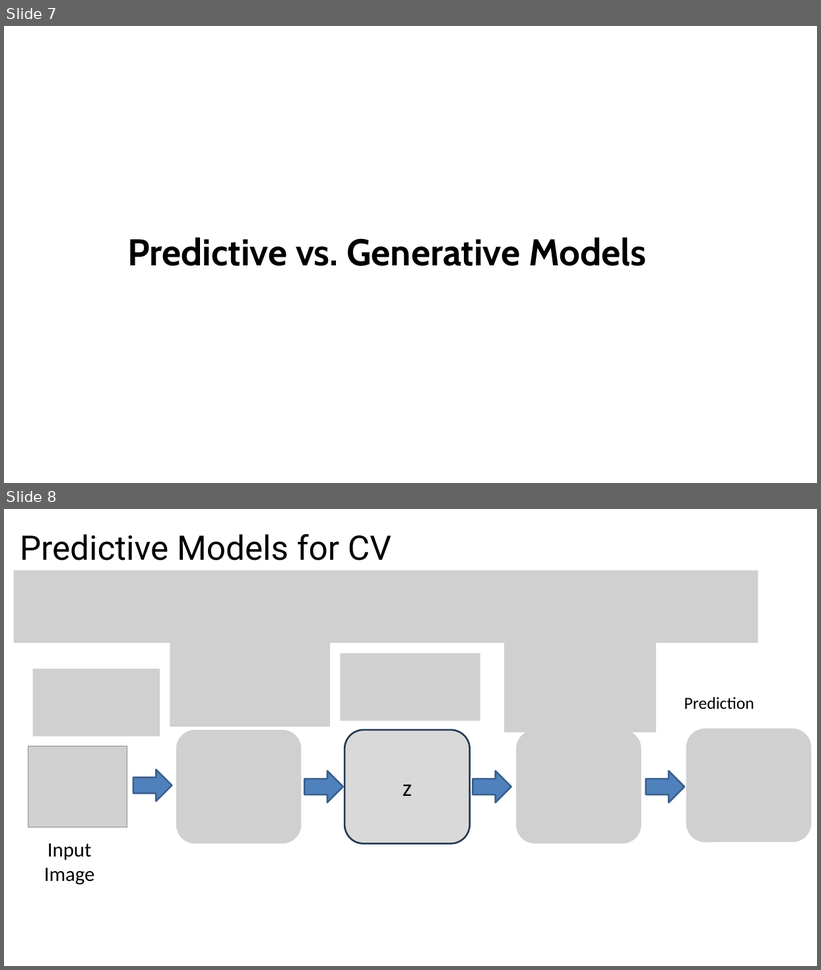
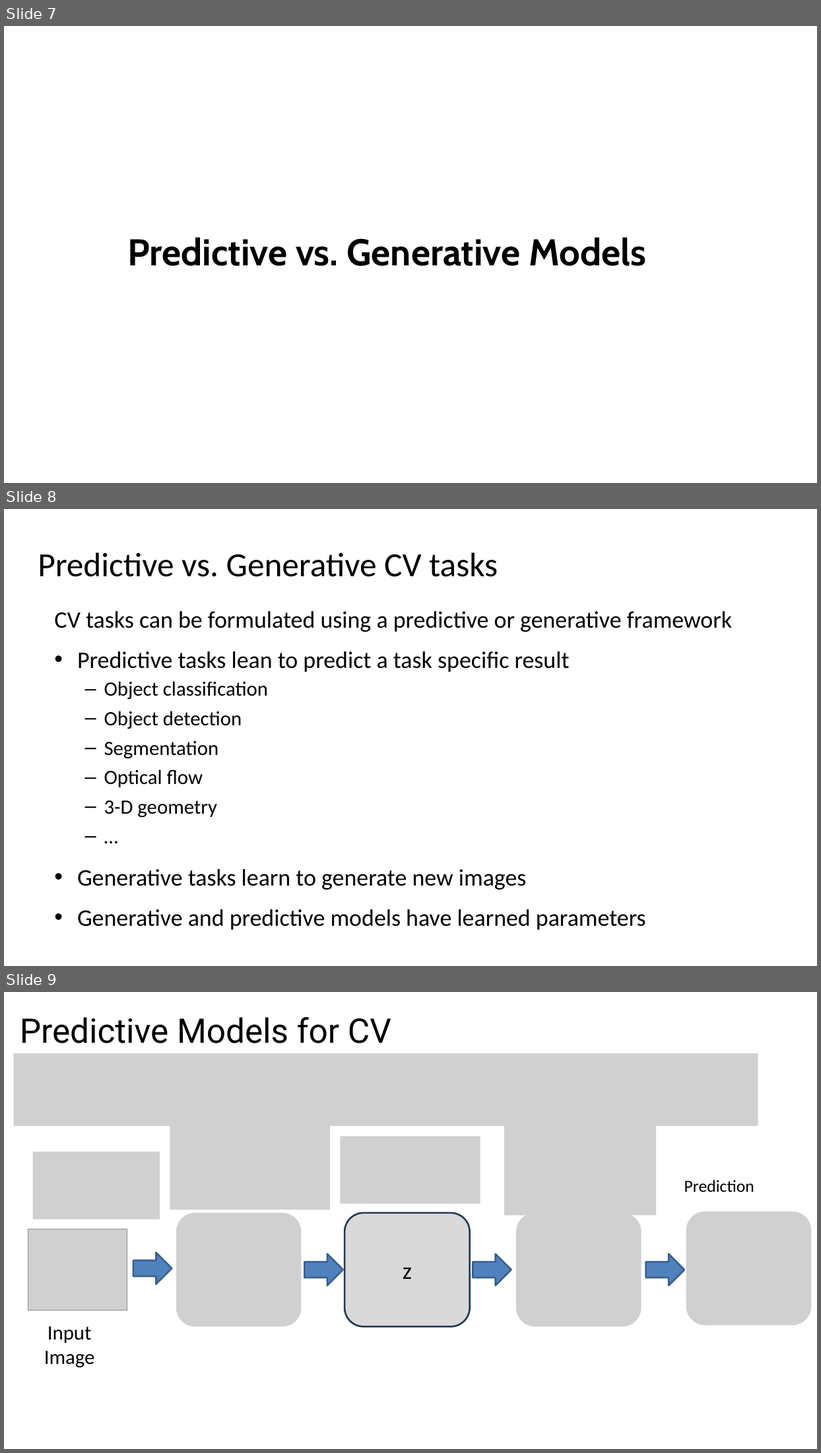
Before and after one commit to StephenElston/CSCI-E25, a slide deck: Slides/5_BuildingBlocksOfDeepLearning.pptx. Shown one above the other, each under a label of ours: slides 7 and 8 before the commit, slides 7, 8 and 9 after it. The pictures are 821x970 and 821x1453 pixels, drawn with LibreOffice and Linux fonts; fonts in the diff are those of the drawing; grey boxes stand for pictures. Boxes give left, top, right and bottom in pixels: in the first picture for what was removed or moved away, otherwise in the second. Text is boxed around its words. In the diff, an @@ line names an element or a change of style, - is before the commit and + after.

Commit message:
Added slides on precitive vs generative models

```diff
--- a/Slides/5_BuildingBlocksOfDeepLearning.pptx
+++ b/Slides/5_BuildingBlocksOfDeepLearning.pptx
@@ slide 8 added at <box>4,509,817,966</box>, background #FFFFFF @@
@@ title added at <box>38,553,498,577</box>, 40 pt, text #000000 @@
+Predictive vs. Generative CV tasks
@@ text added at <box>54,611,732,930</box>, 28 pt, text #000000 @@
+CV tasks can be formulated using a predictive or generative framework
+• Predictive tasks lean to predict a task specific result
+  – Object classification
+  – Object detection
+  – Segmentation
+  – Optical flow
+  – 3-D geometry
+  – …
+• Generative tasks learn to generate new images
+• Generative and predictive models have learned parameters
@@ what was slide 8 is now slide 9 @@
```
Also in this commit, not shown: 3 slides changed, 2 other slides added.
